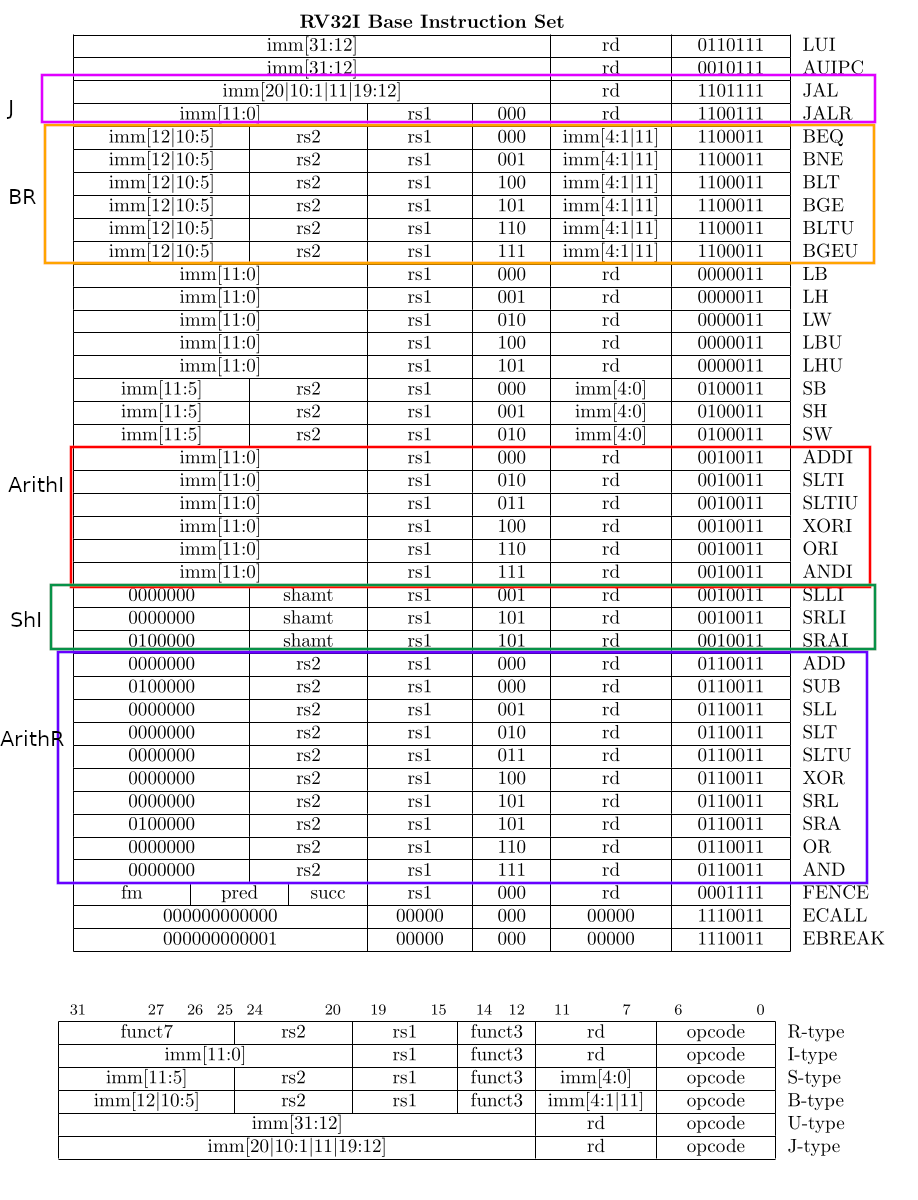
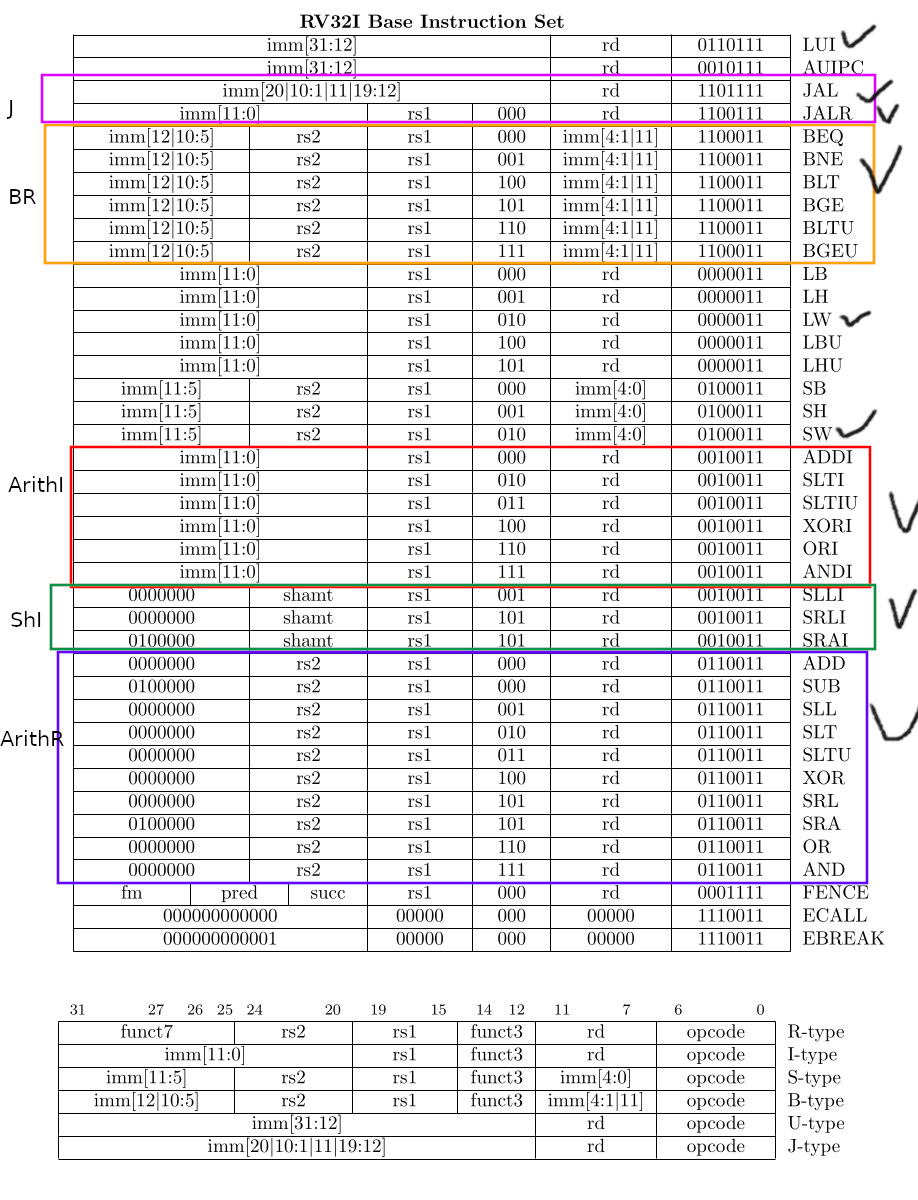
Layered file, before and after one edit (918×1200). Changes by layer:
painted on "2020-03-26-181013_918x977_scrot.png" over (834, 23, 918, 743)
